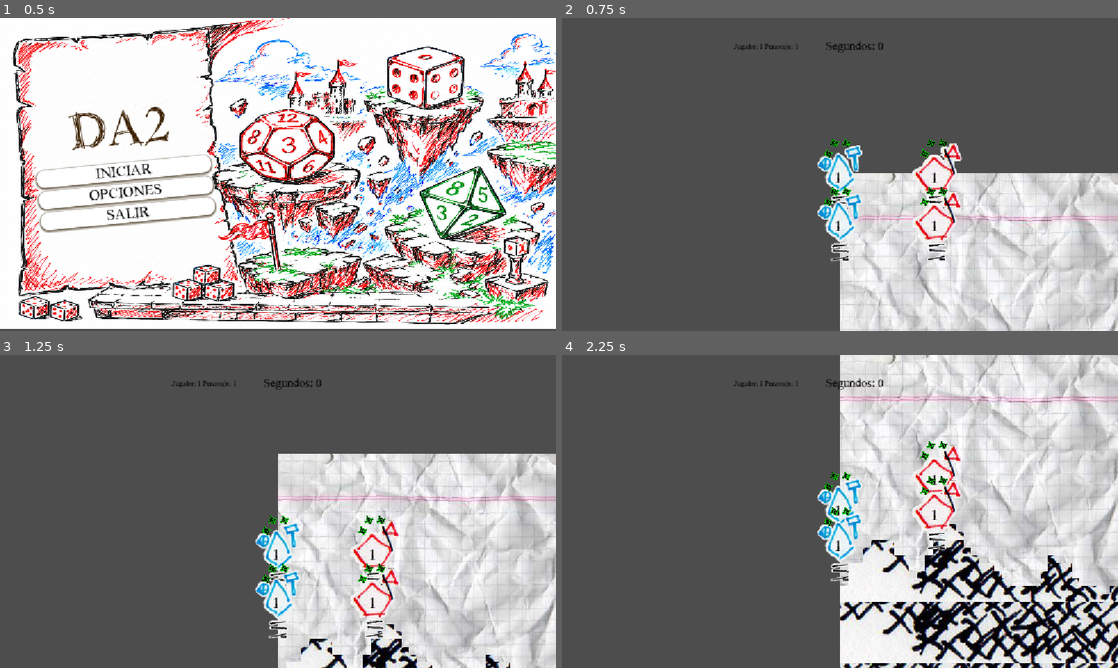
Above: before the commit, frames 1-4 (two rows, left to right).
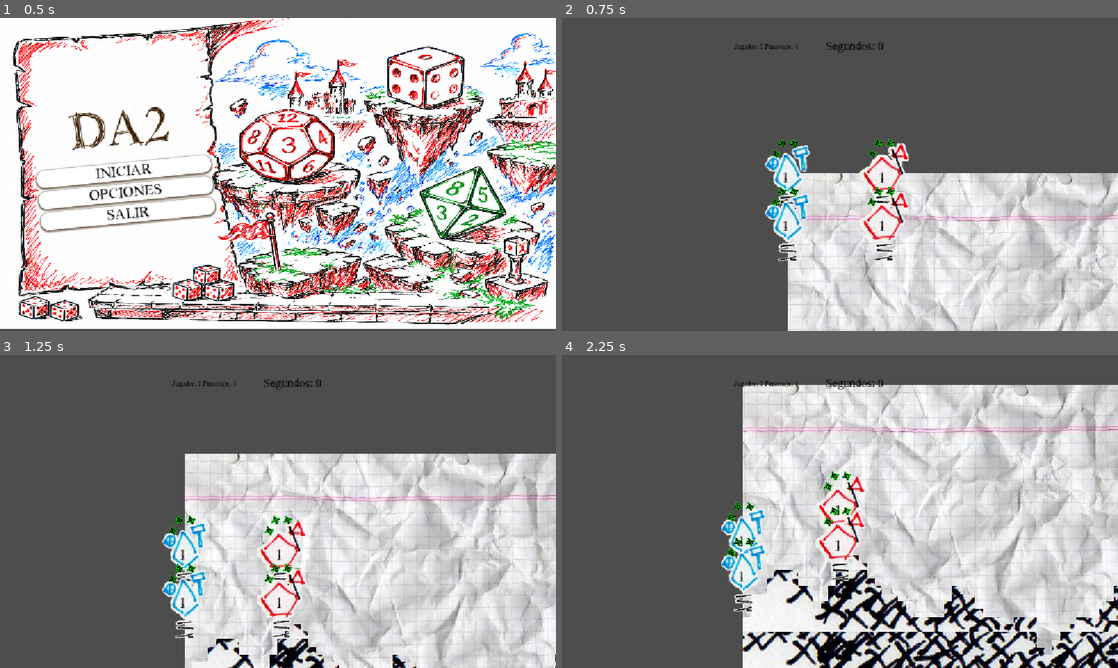
Above: after the commit, the same moments.

Repository: Pablo7776/Motores_Graficos
Game: Godot game, scene res://Escenas/menu_principal.tscn
Same seed, same stepped clock (60 frames per second), same inputs: the game is played once before the commit and once after it. The engine's default icon, where the game draws it, is replaced by a stand-in: a white triangle on a blue panel in a dark square.
Inputs (mouse positions are in pixels of both pictures, inside the frame that each line leads up to):
- Up to frame 1 (0.5 s): no input
- Up to frame 2 (0.75 s): click "INICIAR" at 0.5 s
- Up to frame 3 (1.25 s): no input
- Up to frame 4 (2.25 s): move the mouse to (962, 495) at 1.27 s; hold Right (mover_derecha) from 1.28 s (still down); click (962, 495) at 1.35 s; tap Space (saltar) at 1.52 s; move the mouse to (728, 527) at 2.02 s; click (728, 527) at 2.1 s

Frame 1 is identical in both runs. In frame 2, 18% of the frame differs, in the area x 35-100%, y 9-100%; in frame 3, 28%; in frame 4, 47%, in the area x 28-100%, y 0-100%.

Commit message:
Refactorización del gestor de turnos
Ahora sí! Lo logré gracias a buscar que son los diccionarios XD

Diff:
--- a/da-2-zafarrancho/Escenas/Interfaz/hud.gd
+++ b/da-2-zafarrancho/Escenas/Interfaz/hud.gd
@@ -11,7 +11,7 @@
 	$Timer.start(valor)
 
 
-func _on_gestor_cambiar_turno(pj, turno_actual):
+func _on_gestor_cambiar_turno(pj):
 
 	$Timer.stop()
 	# Desconectar dado anterior
--- /dev/null
+++ b/da-2-zafarrancho/Escenas/gestor_de_turnos_v_2.tscn
@@ -0,0 +1,6 @@
+[gd_scene format=3 uid="uid://j8j8ha7vxusj"]
+
+[ext_resource type="Script" uid="uid://dqp4lcsrqh0ea" path="res://node.gd" id="1_5pygx"]
+
+[node name="GestorDeTurnosV2" type="Node" unique_id=729618565]
+script = ExtResource("1_5pygx")
--- a/da-2-zafarrancho/juego/main.tscn
+++ b/da-2-zafarrancho/juego/main.tscn
@@ -2,7 +2,7 @@
 
 [ext_resource type="Script" uid="uid://bd8vekjx3u65n" path="res://juego/main.gd" id="1_itpfl"]
 [ext_resource type="Texture2D" uid="uid://d258sok61mg5i" path="res://Recursos/Assets_Visuales/Escenarios/Fondos/Cuadriculada.jpg" id="2_66ooa"]
-[ext_resource type="PackedScene" uid="uid://dnvdn8e7tarvj" path="res://Escenas/gestor_de_turnos.tscn" id="4_wpyno"]
+[ext_resource type="PackedScene" uid="uid://j8j8ha7vxusj" path="res://Escenas/gestor_de_turnos_v_2.tscn" id="4_y0801"]
 [ext_resource type="PackedScene" uid="uid://bl4kaog8ass5y" path="res://Escenas/Interfaz/hud.tscn" id="5_47xpy"]
 [ext_resource type="PackedScene" uid="uid://cg8jxm2kr2c8m" path="res://Escenas/tile_map_layer.tscn" id="7_d2hqu"]
 [ext_resource type="Script" uid="uid://cnbforull2oip" path="res://juego/camera_2d.gd" id="7_y0801"]
@@ -16,12 +16,12 @@
 offset_bottom = 860.0
 texture = ExtResource("2_66ooa")
 
-[node name="GestorDeTurnos" parent="." unique_id=32084317 node_paths=PackedStringArray("camara") instance=ExtResource("4_wpyno")]
-camara = NodePath("../Camera2D")
-
 [node name="Camera2D" type="Camera2D" parent="." unique_id=180915732]
 position_smoothing_enabled = true
 script = ExtResource("7_y0801")
+
+[node name="GestorDeTurnosV2" parent="." unique_id=729618565 node_paths=PackedStringArray("camara") instance=ExtResource("4_y0801")]
+camara = NodePath("../Camera2D")
 
 [node name="CanvasLayer" type="CanvasLayer" parent="." unique_id=1302954818]
 
--- a/da-2-zafarrancho/modulos/personajes/personaje_base.gd
+++ b/da-2-zafarrancho/modulos/personajes/personaje_base.gd
@@ -7,7 +7,7 @@
 @onready var animacion
 @onready var state_machine = $StateMachine
 @onready var dado = $Dado
-@onready var gestor_de_turnos = get_parent().get_node("res://Scripts/gestor_de_turnos.gd")
+@onready var gestor_de_turnos = get_parent().get_node("res://Escenas/gestor_de_turnos_v_2.tscn")
 
 var jugador_id = 0
 var indice_en_equipo
@@ -24,7 +24,7 @@
 
 
 
-func _on_cambiar_turno(pj, turno_actual): #✨Armado en Clase
+func _on_cambiar_turno(pj): #✨Armado en Clase
 	if pj == self:
 		es_mi_turno = true
 		print("Es mi turno", self)
@@ -83,8 +83,8 @@
 
 func terminar_turno():
 	state_machine.change_state(state_machine.idle_state)
-	await get_tree().create_timer(0.30)
-	$"../GestorDeTurnos".siguiente_turno()
+	await get_tree().create_timer(0.30).timeout
+	$"../GestorDeTurnosV2".siguiente_turno()
 
 
 func _on_health_manager_dead() -> void:
--- /dev/null
+++ b/da-2-zafarrancho/node.gd
@@ -0,0 +1,64 @@
+extends Node
+class_name GestorDeTurnosV2
+@export var jugadores:int #cantidad de jugadores
+@export var personajes:int #cantidad de pjs por jugador
+var lista_jugadores := [] #lista de los jugadores activos
+var equipos := {}
+var turno_jugador:int #contador de cuál jugador va
+var turno_personaje:int #contador de cuál pj va del jugador
+signal turno_de(node)
+@onready var hud = owner.find_child("HUD")
+@export var camara: Camera2D
+
+func _ready() -> void:
+# Acá conecta una señal que se envía al apretar "iniciar partida" desde el menú de partida donde se establecen la cantida de jugadores y de personajes por jugador.
+	get_parent().iniciar.connect(_on_menu_de_partida_iniciar)  #✨Armado en Clase
+	turno_de.connect(hud._on_gestor_cambiar_turno) #como llama a la función en el hud se puede mejorar para que sea mas claro
+
+#acá se crean los personajes, las listas de jugadores y de equipos, a partir de los datos del menú de partida
+func _on_menu_de_partida_iniciar(cant_jugadores, cant_personajes) -> void:
+	lista_jugadores.clear()
+	equipos.clear()
+	jugadores = cant_jugadores
+	personajes = cant_personajes
+	turno_personaje = 0
+	var personaje = preload("res://modulos/personajes/personaje_base.tscn")
+	for i in range(jugadores):
+		equipos[i] = {"turno_propio": turno_personaje, "personajes_propios":[]}
+		for j in range(personajes):
+			var nuevo_pj = personaje.instantiate()
+			nuevo_pj.position = Vector2(i * 200, j * 100)
+			nuevo_pj.jugador_id = i
+			nuevo_pj.indice_en_equipo = j
+			turno_de.connect(nuevo_pj._on_cambiar_turno) #como llama a la función en el pj se puede mejorar para que sea mas claro
+			nuevo_pj.mori.connect(_on_pj_mori)
+			get_parent().add_child(nuevo_pj)
+			equipos[i]["personajes_propios"].append(nuevo_pj)
+	primer_turno()
+
+func primer_turno():
+	turno_jugador = randi_range(0, jugadores-1)
+	var pj_activo = equipos[turno_jugador]["personajes_propios"][turno_personaje]
+	turno_de.emit(pj_activo)
+	camara.enfocar_en(pj_activo)
+
+func siguiente_turno():
+	turno_jugador = (turno_jugador + 1) % equipos.size()
+	seleccionar_pj()
+
+func seleccionar_pj():
+	equipos[turno_jugador]["turno_propio"]= (equipos[turno_jugador]["turno_propio"]+1)%equipos[turno_jugador]["personajes_propios"].size()
+	turno_personaje = equipos[turno_jugador]["turno_propio"]
+	var pj_activo = equipos[turno_jugador]["personajes_propios"][turno_personaje]
+	if !is_instance_valid(pj_activo):
+		equipos[turno_jugador]["personajes_propios"].erase(pj_activo)
+		siguiente_turno()
+		return
+	turno_de.emit(pj_activo)
+	camara.enfocar_en(pj_activo)
+
+func _on_pj_mori(jugador_id,indice_en_equipo):
+	var pj_muerto = equipos[jugador_id]["personajes_propios"][indice_en_equipo]
+	print(pj_muerto, "Matado")
+	equipos[jugador_id]["personajes_propios"].erase(pj_muerto)
+	pj_muerto.queue_free()
Not shown, added: da-2-zafarrancho/Recursos/Assets_Visuales/Personajes/pj_azul.png.import
Not shown, added: da-2-zafarrancho/Recursos/Assets_Visuales/Personajes/pj_rojo.png.import
Not shown, added: da-2-zafarrancho/node.gd.uid
